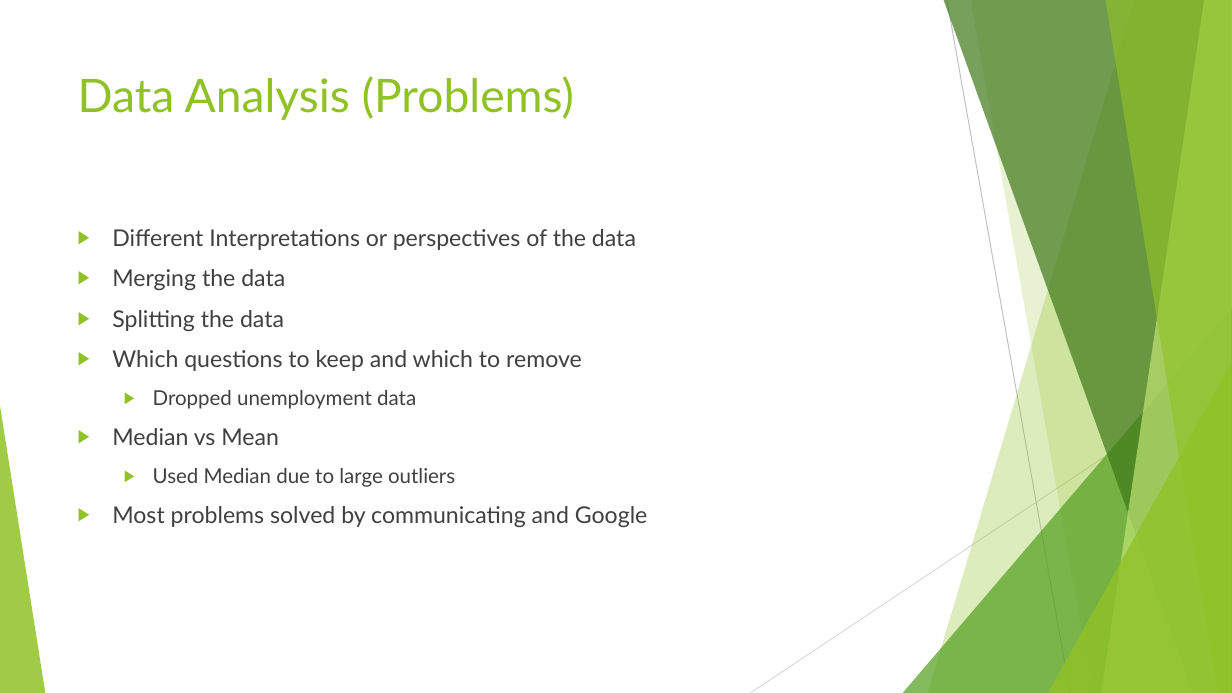
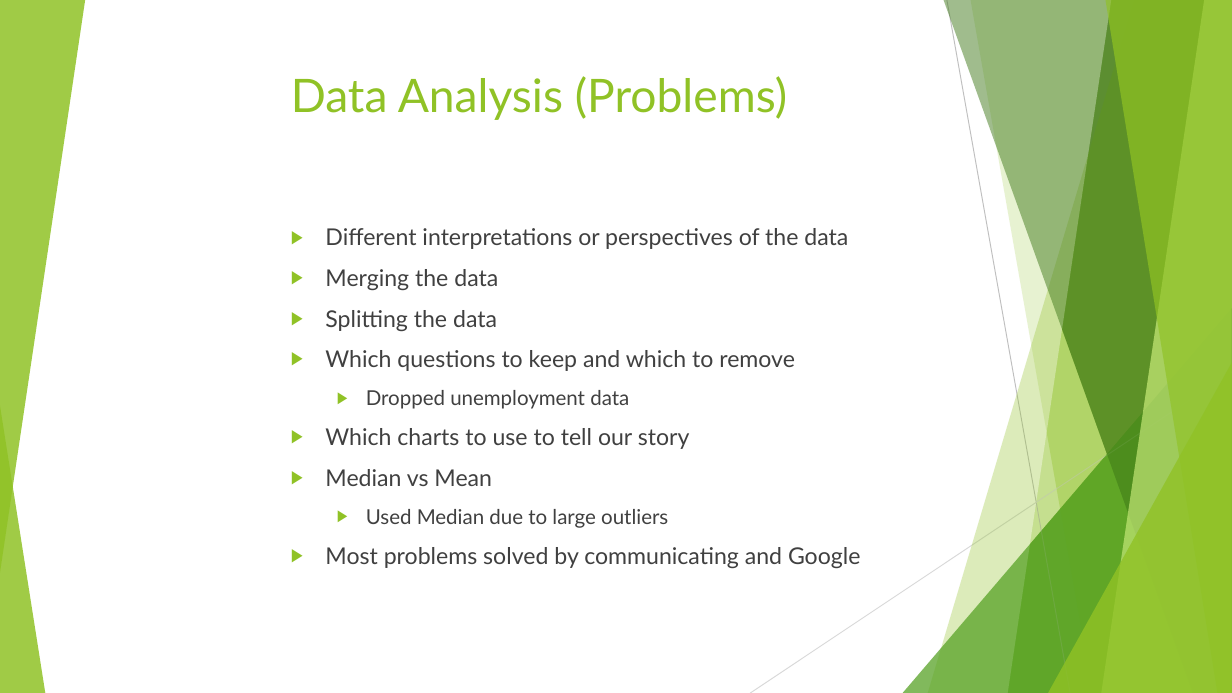
Before and after one commit to mmegancross/project-1-alien-analysis, a slide deck: slide 7 of I Believe An Alien Analysis.pptx. Drawn at 1232x693 pixels with LibreOffice and Linux fonts; fonts in the diff are those of the drawing; background and template pictures are left out. Boxes give left, top, right and bottom in pixels: in the first picture for what was removed or moved away, otherwise in the second. Text is boxed around its words. In the diff, an @@ line names an element or a change of style, - is before the commit and + after.

```diff
--- a/I Believe An Alien Analysis.pptx
+++ b/I Believe An Alien Analysis.pptx
@@ triangle added at bbox=[0, 0, 85, 573], fill #90C226 at 85% opacity @@
@@ parallelogram added at bbox=[165, 0, 1112, 693], fill #FFFFFF at 94% opacity @@
@@ freeform shape added at bbox=[928, 0, 1232, 693], fill #90C226 at 30% opacity @@
@@ freeform shape added at bbox=[944, 0, 1232, 693], fill #3F7819 at 47% opacity @@
@@ line removed from (947, 0) to (1070, 693) @@
@@ line added from (947, 0) to (1070, 693), #BFBFBF 0.75 pt @@
@@ freeform shape added at bbox=[970, 0, 1232, 693], fill #90C226 at 20% opacity @@
@@ freeform shape added at bbox=[1102, 0, 1232, 693], fill #C0E474 at 70% opacity @@
@@ freeform shape added at bbox=[1105, 0, 1232, 693], fill #90C226 at 65% opacity @@
@@ title "Data Analysis (Problems)": place and size @@
-title "Data Analysis (Problems)" at bbox=[78, 76, 574, 120]
+title "Data Analysis (Problems)" at bbox=[291, 76, 787, 120]
@@ text "Different interpretations or perspectives of ...": place and size @@
-text "Different interpretations or perspectives of ..." at bbox=[112, 229, 648, 527]
+text "Different interpretations or perspectives of ..." at bbox=[325, 228, 861, 568]
@@ text at bbox=[325, 228, 848, 249]: text changed @@
-▶ Different Interpretations or perspectives of the data
+▶ Different interpretations or perspectives of the data
@@ triangle added at bbox=[903, 308, 1232, 693], fill #54A021 at 72% opacity @@
@@ line removed from (1232, 372) to (750, 693) @@
@@ line added from (1232, 372) to (750, 693), #D9D9D9 0.75 pt @@
@@ triangle added at bbox=[1048, 363, 1232, 693], fill #90C226 at 80% opacity @@
@@ text at bbox=[325, 428, 690, 449]: paragraph added @@
+▶ Which charts to use to tell our story
```
Also in this commit, not shown: 7 other slides changed, 3 slides added, 8 slides removed, 5 other files.
